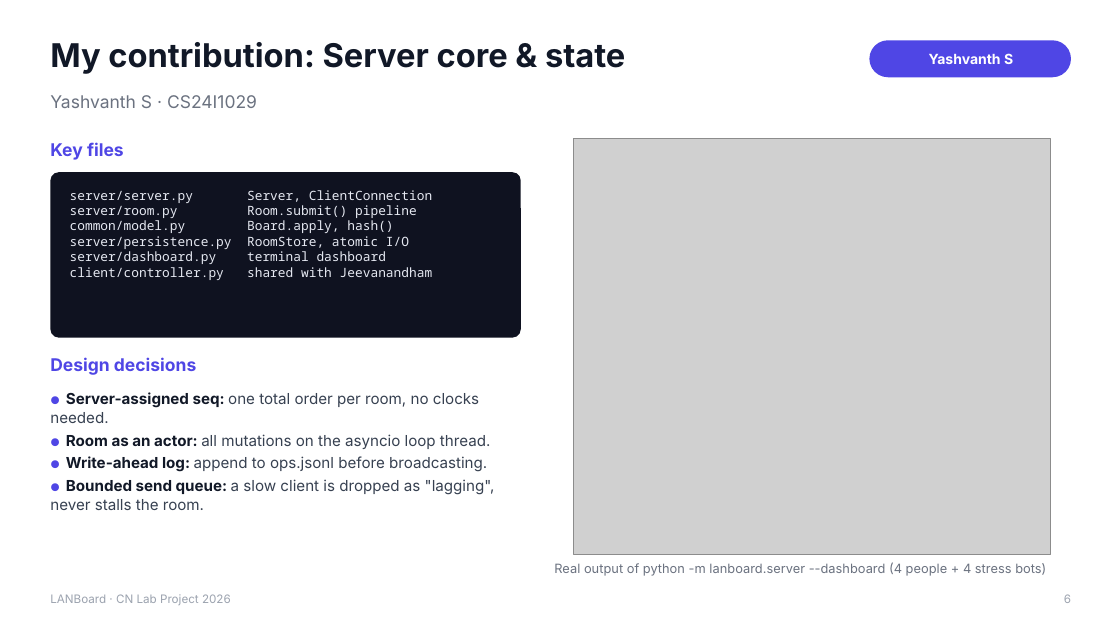
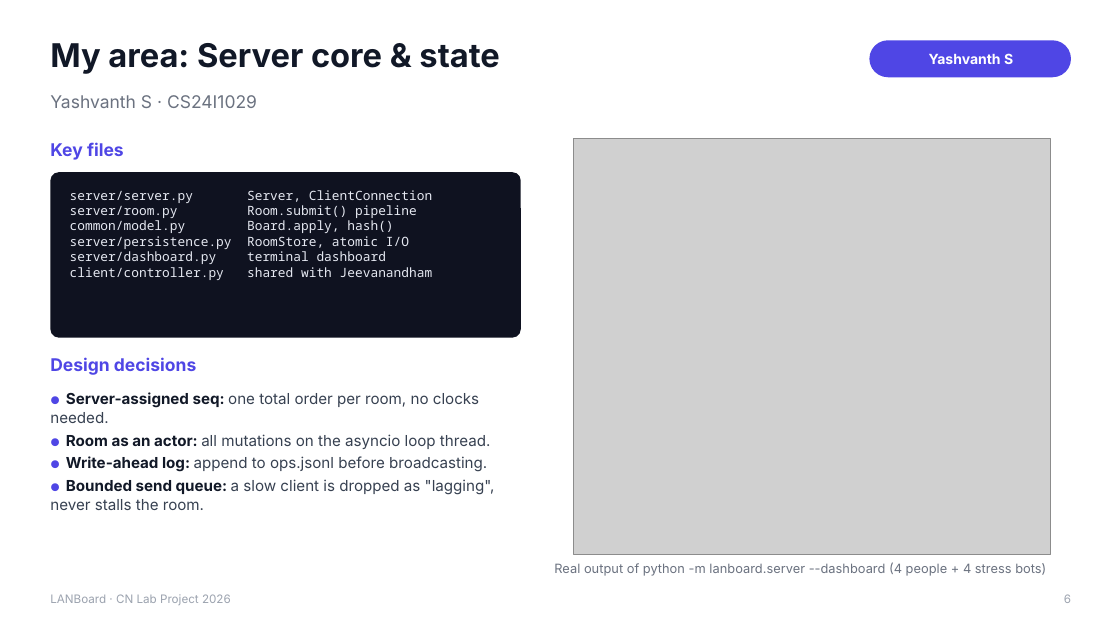
Before and after one commit to YashvanthSankar/cn-course-project, a slide deck: slide 6 of docs/LANBoard_Presentation.pptx. Drawn at 1120x630 pixels with LibreOffice and Linux fonts; fonts in the diff are those of the drawing; grey boxes stand for pictures. Boxes give left, top, right and bottom in pixels: in the first picture for what was removed or moved away, otherwise in the second. Text is boxed around its words. In the diff, an @@ line names an element or a change of style, - is before the commit and + after.

Commit message:
docs: refresh PDF and deck for today's fixes, honest authorship wording
- technical documentation: audit gaps B.1/B.3/B.4 marked fixed, kick ban
  described, 276 tests, per-file counts; Appendix C lists areas of
  responsibility (authorship is in the git history)
- deck: member slides titled 'My area', 276 tests; presenter guide asks
  members to state only what they personally built
- TODO: status section; mandatory checklist verified by tests (internet-off
  run on real LAN still pending)

```diff
--- a/docs/LANBoard_Presentation.pptx
+++ b/docs/LANBoard_Presentation.pptx
@@ text at (x1=50, y1=43, x2=499, y2=74): text changed @@
-My contribution: Server core & state
+My area: Server core & state
```
Also in this commit, not shown: 4 other slides changed, 6 other files.
